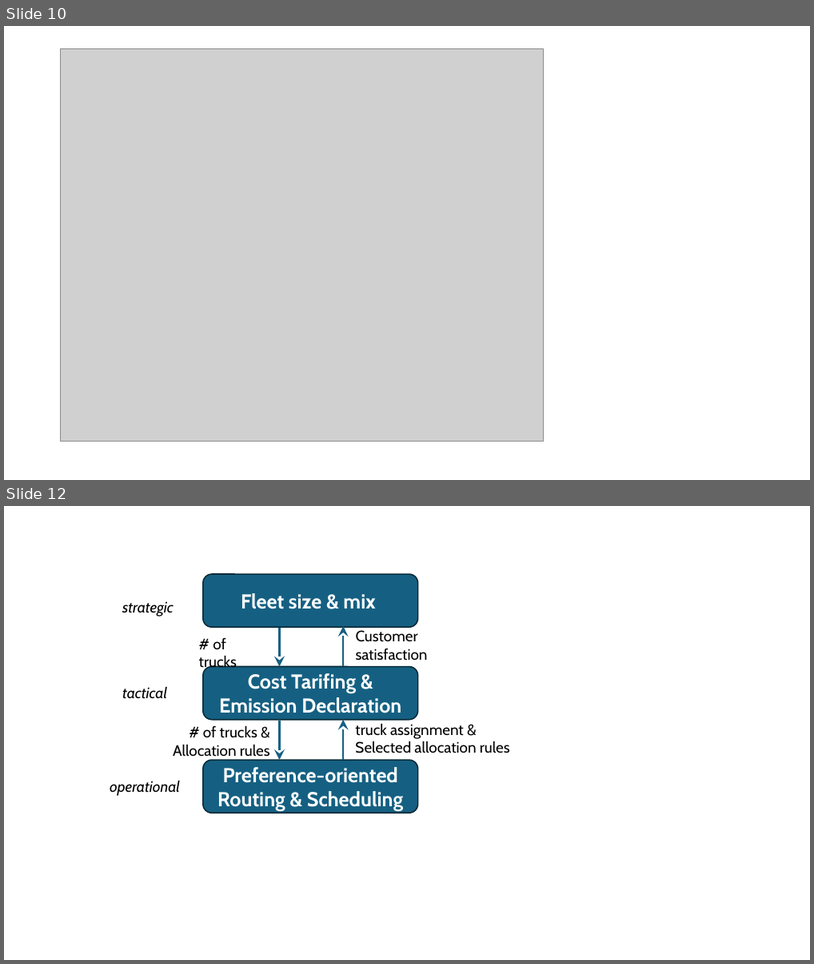
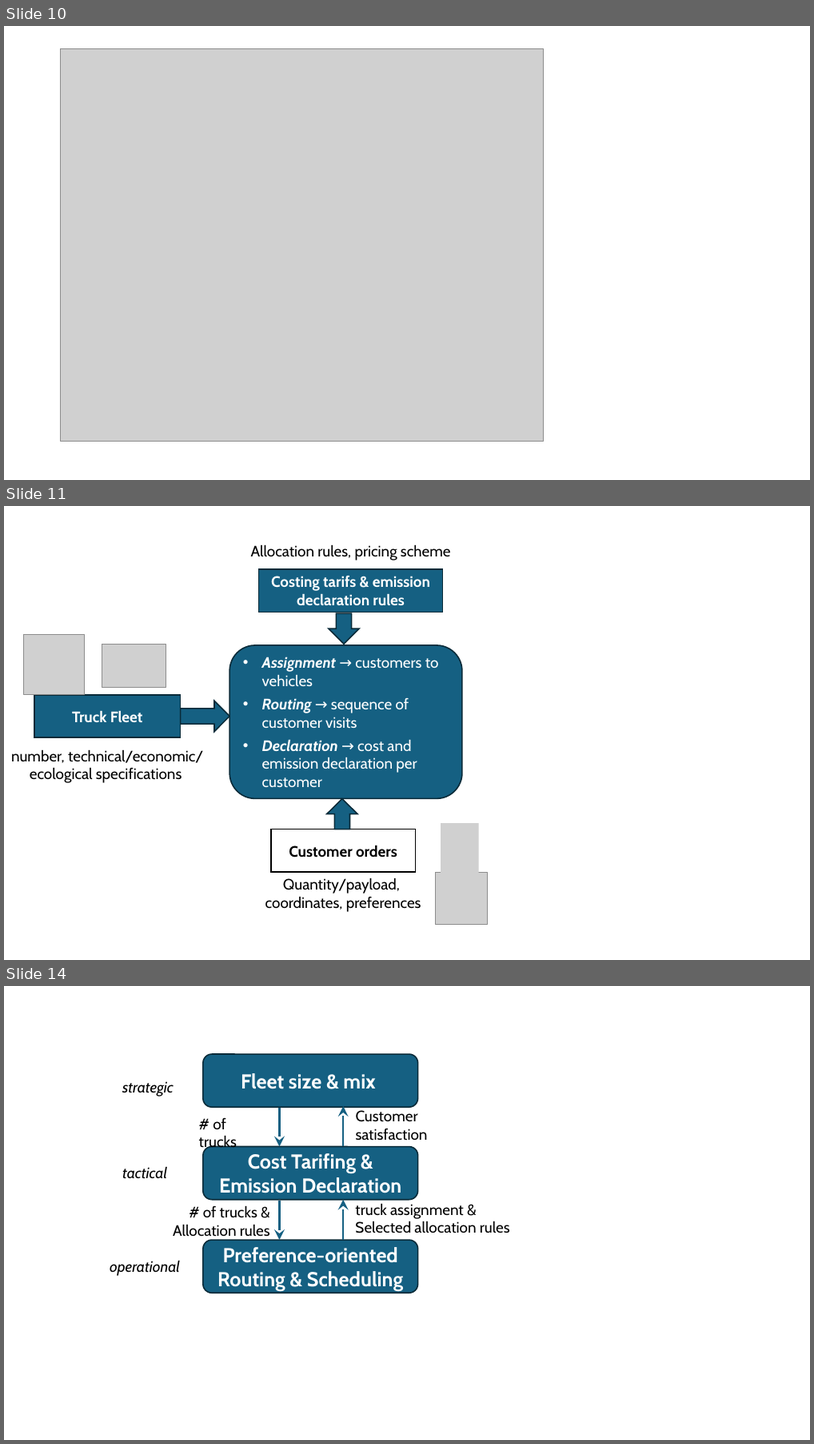
Before and after one commit to tkirschstein/FloTUV, a slide deck: presentations/RITMO_052026/fig/!abb.pptx. Shown one above the other, each under a label of ours: slides 10 and 12 before the commit, slides 10, 11 and 14 after it; the slides between them are not shown. The pictures are 814x964 and 814x1444 pixels, drawn with LibreOffice and Linux fonts; fonts in the diff are those of the drawing; grey boxes stand for pictures. Boxes give left, top, right and bottom in pixels: in the first picture for what was removed or moved away, otherwise in the second. Text is boxed around its words. In the diff, an @@ line names an element or a change of style, - is before the commit and + after.

```diff
--- a/presentations/RITMO_052026/fig/!abb.pptx
+++ b/presentations/RITMO_052026/fig/!abb.pptx
@@ slide 11 added at (4,506,810,960), background #FFFFFF @@
@@ text added at (251,544,451,560), 18 pt, text #000000 @@
+Allocation rules, pricing scheme
@@ rectangle added at (259,569,443,612), fill #156082, outline #092A39 1.5 pt, 18 pt, text #FFFFFF, bold @@
+Costing tarifs & emission declaration rules
@@ up arrow added at (329,613,360,644), fill #156082, outline #092A39 1.5 pt @@
@@ picture added at (24,634,85,695) @@
@@ picture added at (102,644,166,688) @@
@@ rounded rectangle added at (230,645,462,798), fill #156082, outline #092A39 1.5 pt, 18 pt, text #FFFFFF @@
+• Assignment → customers to vehicles
+• Routing → sequence of customer visits
+• Declaration → cost and emission declaration per customer
@@ rectangle added at (34,695,181,738), fill #156082, outline #092A39 1.5 pt, 18 pt, text #FFFFFF, bold @@
+Truck Fleet
@@ up arrow added at (181,700,230,731), fill #156082, outline #092A39 1.5 pt @@
@@ text added at (11,749,203,783), 18 pt, text #000000 @@
+number, technical/economic/
+ecological specifications
@@ up arrow added at (327,799,358,829), fill #156082, outline #092A39 1.5 pt @@
@@ rectangle added at (271,829,416,872), fill #FFFFFF, outline #000000 1.5 pt, 18 pt, text #000000, bold @@
+Customer orders
@@ picture added at (441,823,479,878) @@
@@ text added at (266,877,422,912), 18 pt, text #000000 @@
+Quantity/payload,
+coordinates, preferences
@@ picture added at (435,872,487,924) @@
@@ what was slide 12 is now slide 14 @@
```
Also in this commit, not shown: 4 other slides added, 1 slide removed, 7 other files.
